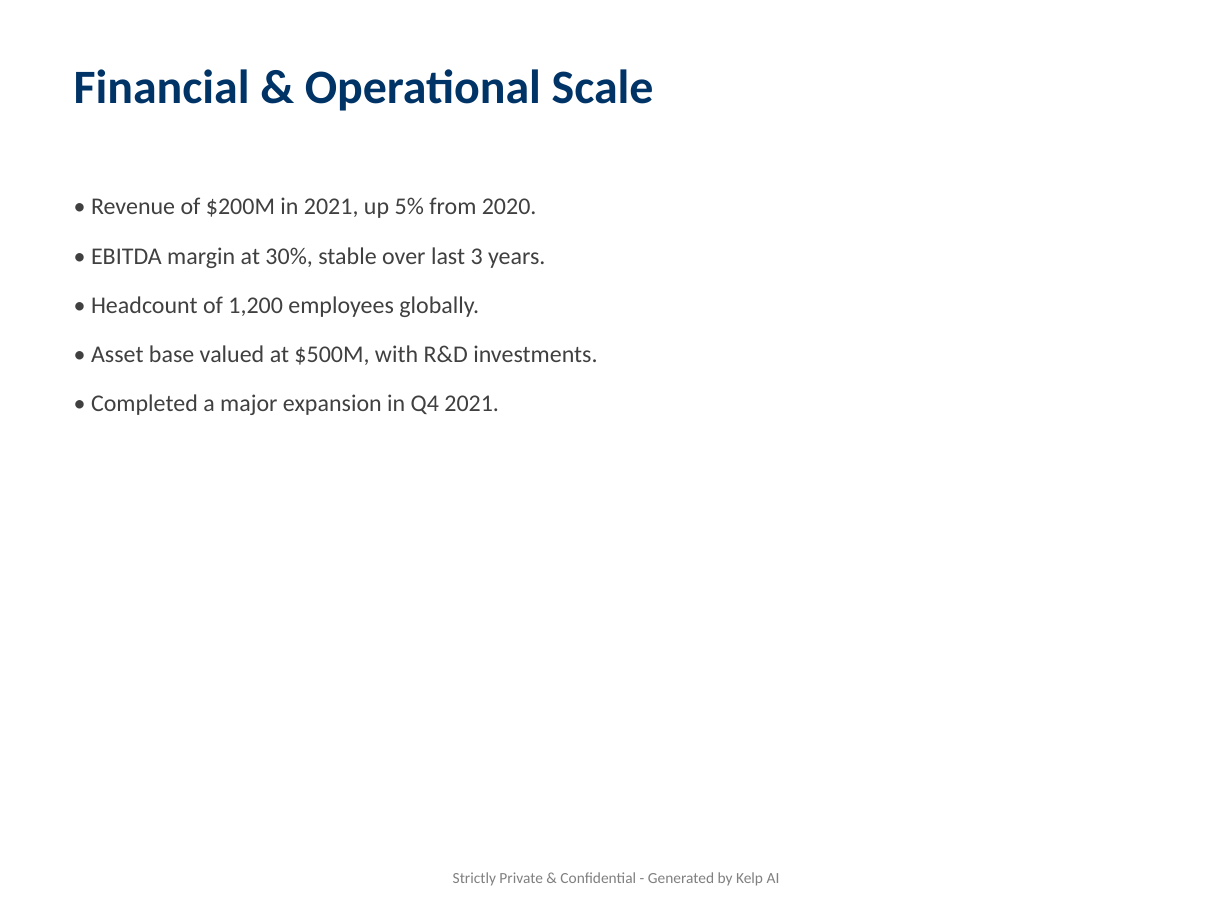
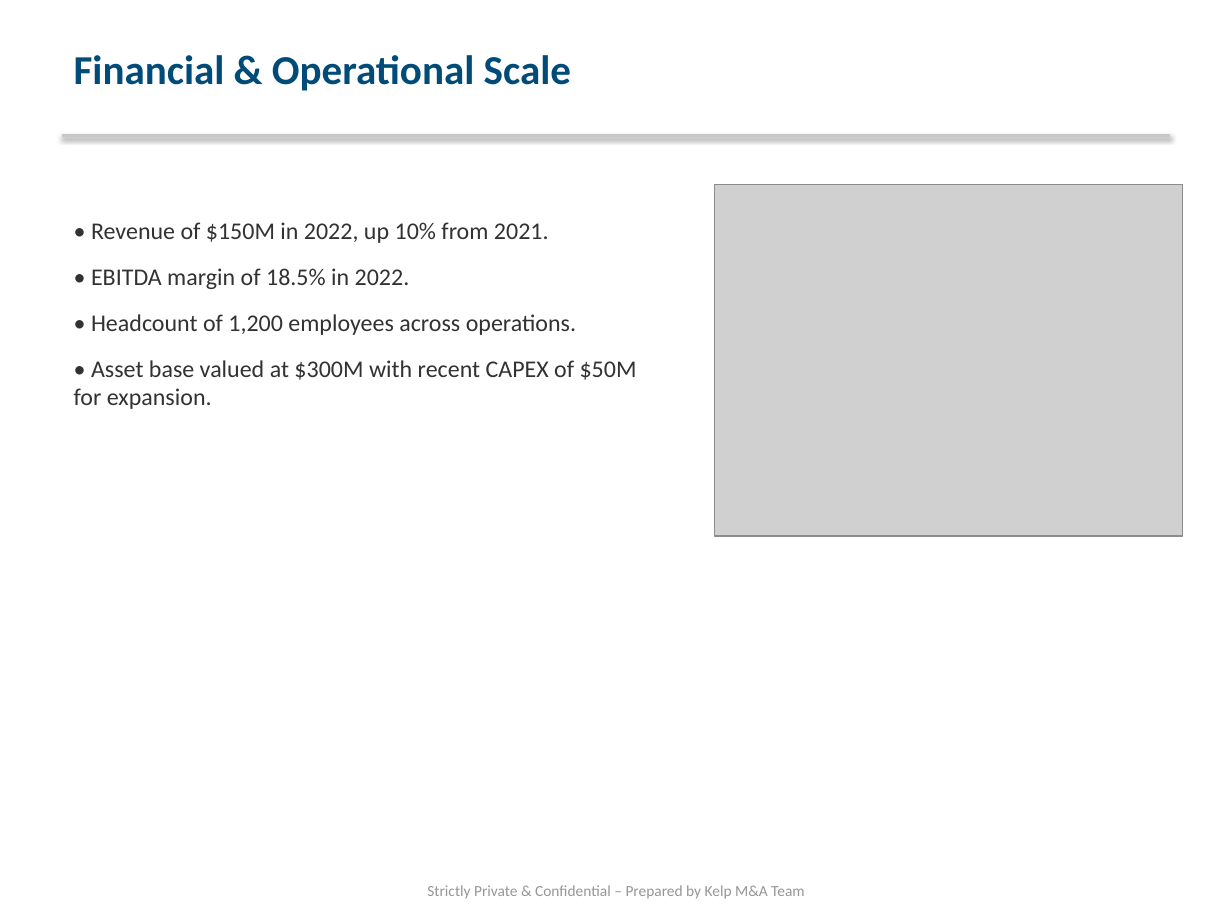
Before and after one commit to PiyushiAnand/Doc_to_PPT, a slide deck: slide 2 of Blind_Teaser_Final.pptx. Drawn at 1232x924 pixels with LibreOffice and Linux fonts; fonts in the diff are those of the drawing; grey boxes stand for pictures. Boxes give left, top, right and bottom in pixels: in the first picture for what was removed or moved away, otherwise in the second. Text is boxed around its words. In the diff, an @@ line names an element or a change of style, - is before the commit and + after.

Commit message:
ppt formatting needs improvements

```diff
--- a/Blind_Teaser_Final.pptx
+++ b/Blind_Teaser_Final.pptx
@@ text "Financial & Operational Scale": place and size @@
-text "Financial & Operational Scale" at box(74, 69, 654, 111)
+text "Financial & Operational Scale" at box(74, 55, 571, 91)
@@ text "Financial & Operational Scale" at box(74, 55, 571, 91): size 28 to 24 pt, text colour #003366 to #004B78 @@
@@ line added from (62, 136) to (1170, 136), #C8C8C8 1.5 pt @@
@@ picture added at box(715, 185, 1183, 536) @@
@@ text at box(74, 222, 637, 409): text changed; text colour #404040 to #323232 @@
-• Revenue of $200M in 2021, up 5% from 2020.
-• EBITDA margin at 30%, stable over last 3 years.
-• Headcount of 1,200 employees globally.
-• Asset base valued at $500M, with R&D investments.
-• Completed a major expansion in Q4 2021.
+• Revenue of $150M in 2022, up 10% from 2021.
+• EBITDA margin of 18.5% in 2022.
+• Headcount of 1,200 employees across operations.
+• Asset base valued at $300M with recent CAPEX of $50M for expansion.
@@ text at box(427, 885, 805, 899): text changed; text colour #808080 to #969696 @@
-Strictly Private & Confidential - Generated by Kelp AI
+Strictly Private & Confidential – Prepared by Kelp M&A Team
```
Also in this commit, not shown: 2 slides added, 2 slides removed, 4 other files.
